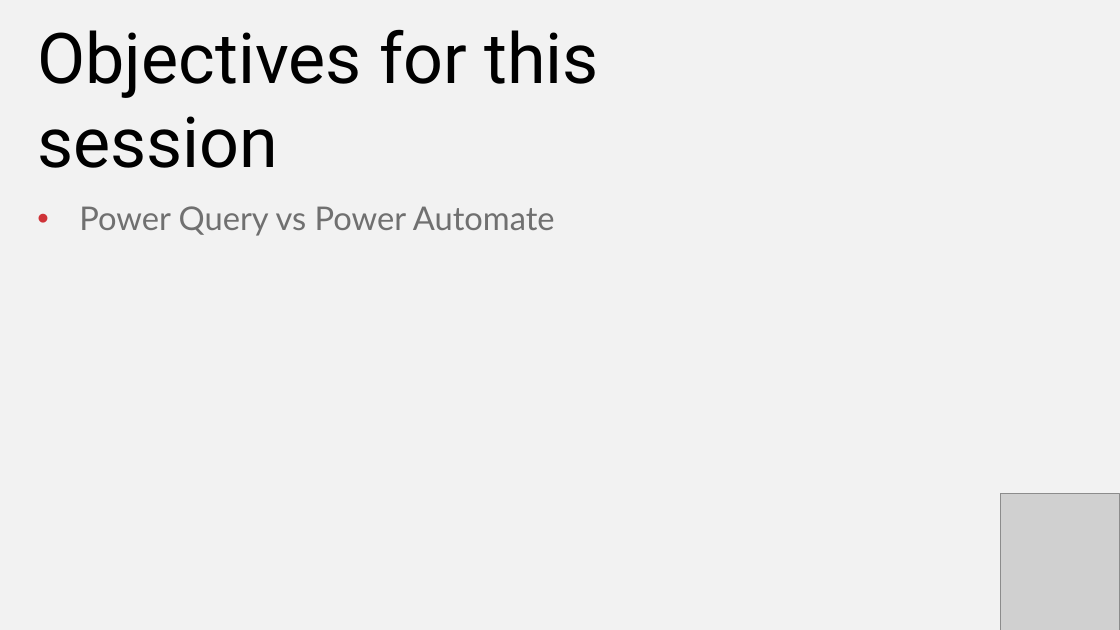
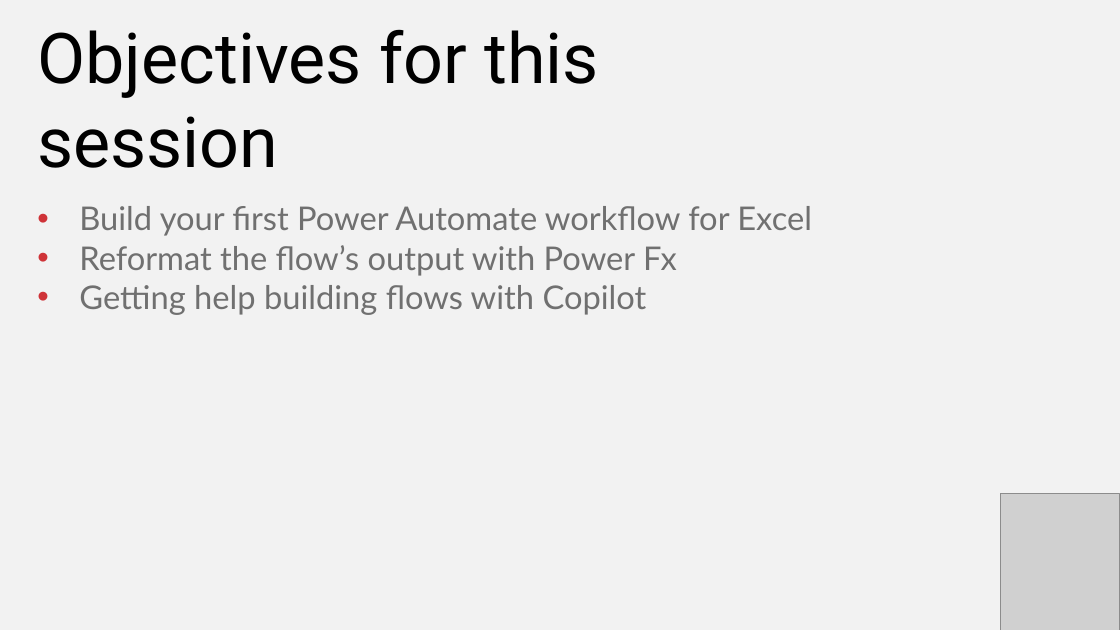
Before and after one commit to stringfestdata/first-steps-power-automate, a slide deck: slide 3 of first-steps-power-automate.pptx. Drawn at 1120x630 pixels with LibreOffice and Linux fonts; fonts in the diff are those of the drawing; grey boxes stand for pictures. Boxes give left, top, right and bottom in pixels: in the first picture for what was removed or moved away, otherwise in the second. Text is boxed around its words. In the diff, an @@ line names an element or a change of style, - is before the commit and + after.

```diff
--- a/first-steps-power-automate.pptx
+++ b/first-steps-power-automate.pptx
@@ text at (79,206,812,315): text changed @@
-• Power Query vs Power Automate
+• Build your first Power Automate workflow for Excel
+• Reformat the flow’s output with Power Fx
+• Getting help building flows with Copilot
```
Also in this commit, not shown: 1 other slide changed, 3 slides added, 13 slides removed.
